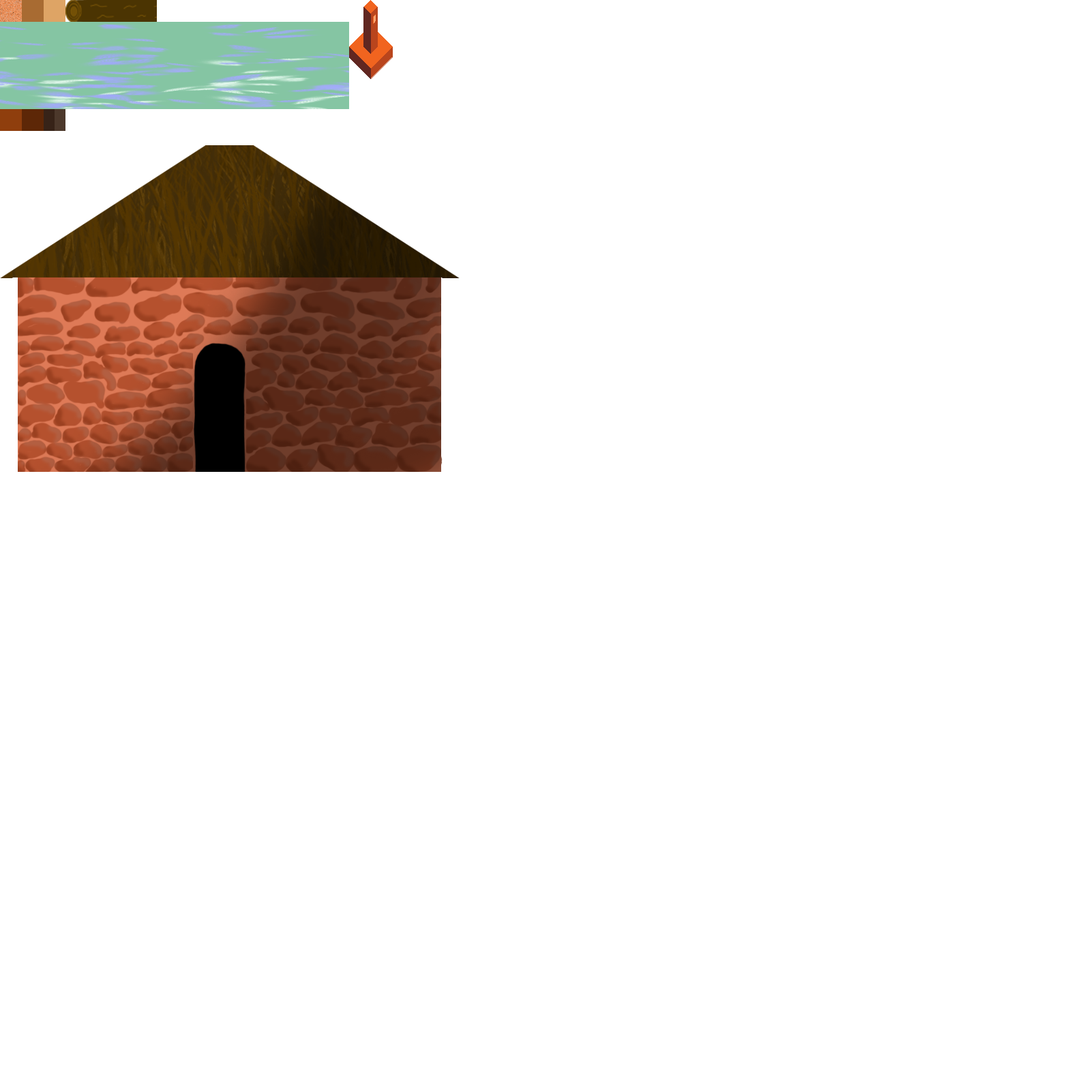
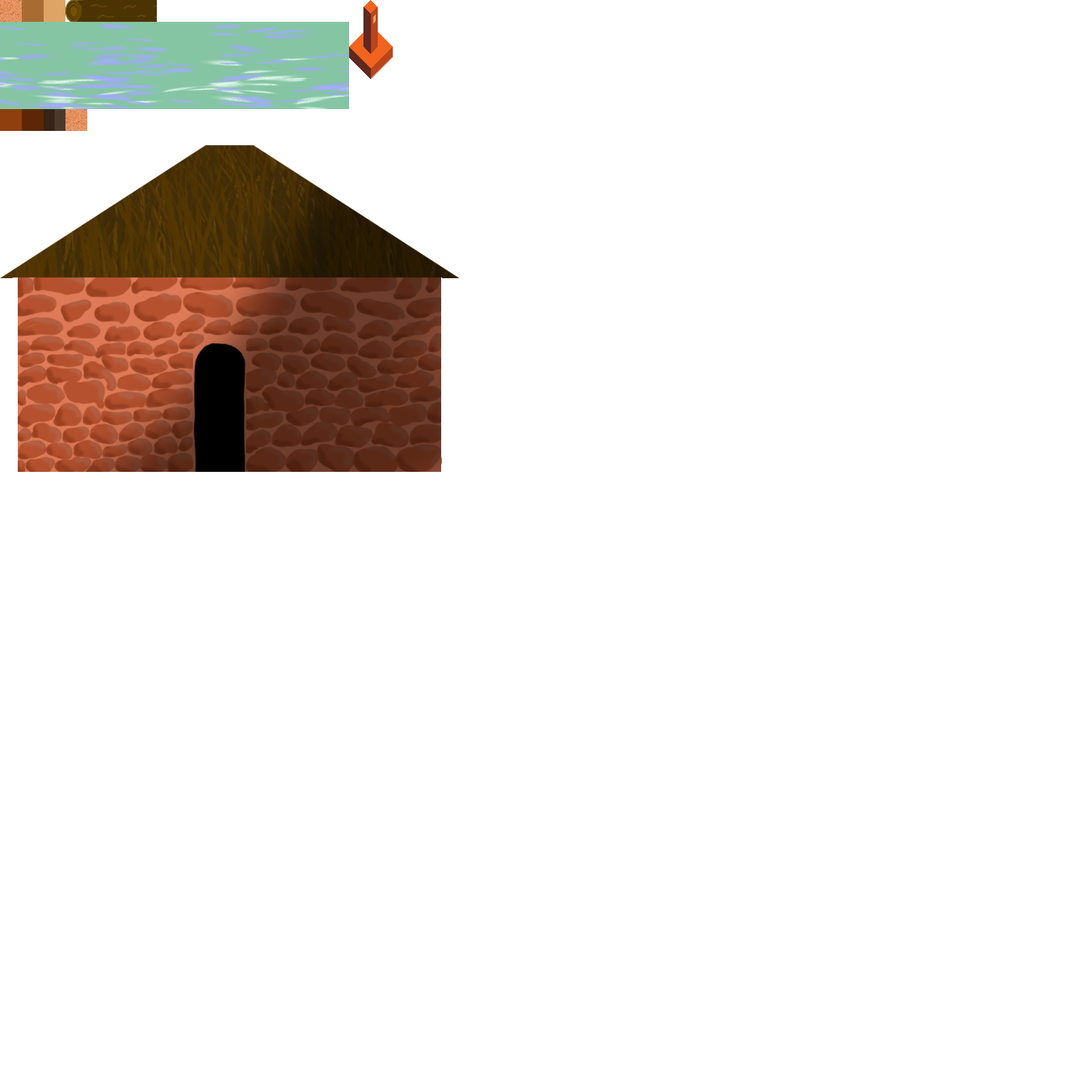
Revision of a layered 1091×1091 image; what changed, layer by layer:
added layer "Calque 19" above "Calque 10" over (x1=65, y1=109, x2=88, y2=131)
